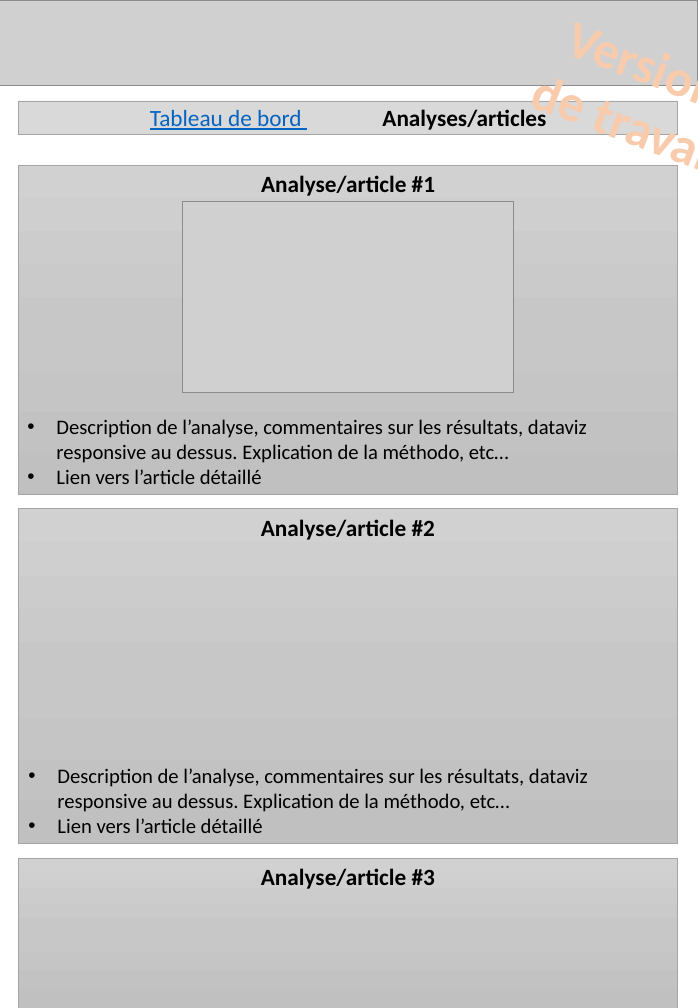
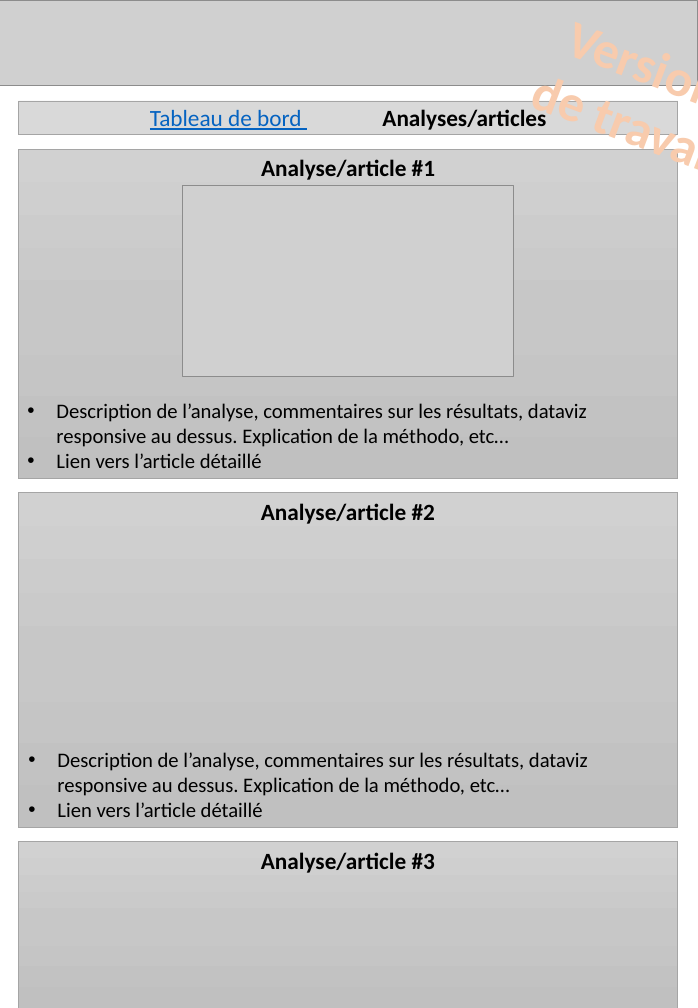
Before and after one commit to verycourt/Elections, a slide deck: slide 2 of Minisite/structure_minisite_v2.pptx. Drawn at 698x1008 pixels with LibreOffice and Linux fonts; fonts in the diff are those of the drawing; grey boxes stand for pictures. Boxes give left, top, right and bottom in pixels: in the first picture for what was removed or moved away, otherwise in the second. Text is boxed around its words. In the diff, an @@ line names an element or a change of style, - is before the commit and + after.

```diff
--- a/Minisite/structure_minisite_v2.pptx
+++ b/Minisite/structure_minisite_v2.pptx
@@ 2 rectangles, 2 texts, 1 picture: place and size @@
-2 rectangles, 2 texts, 1 picture at [19,165,678,844]
+2 rectangles, 2 texts, 1 picture at [19,149,678,827]
@@ rectangle "Analyse/article #3": place and size @@
-rectangle "Analyse/article #3" at [19,858,678,1008]
+rectangle "Analyse/article #3" at [19,842,678,1008]
```
Also in this commit, not shown: 1 other slide changed, 1 other file.
